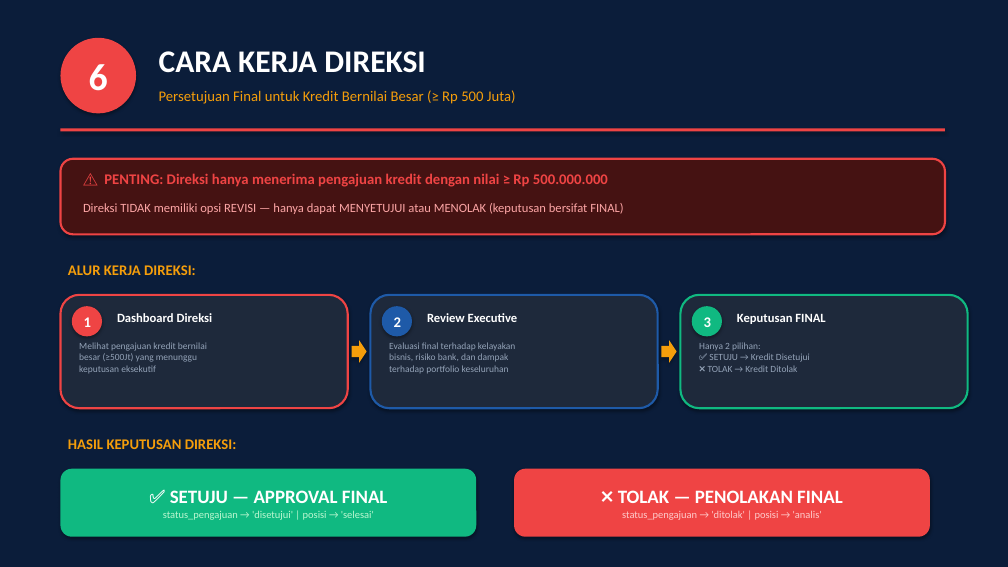
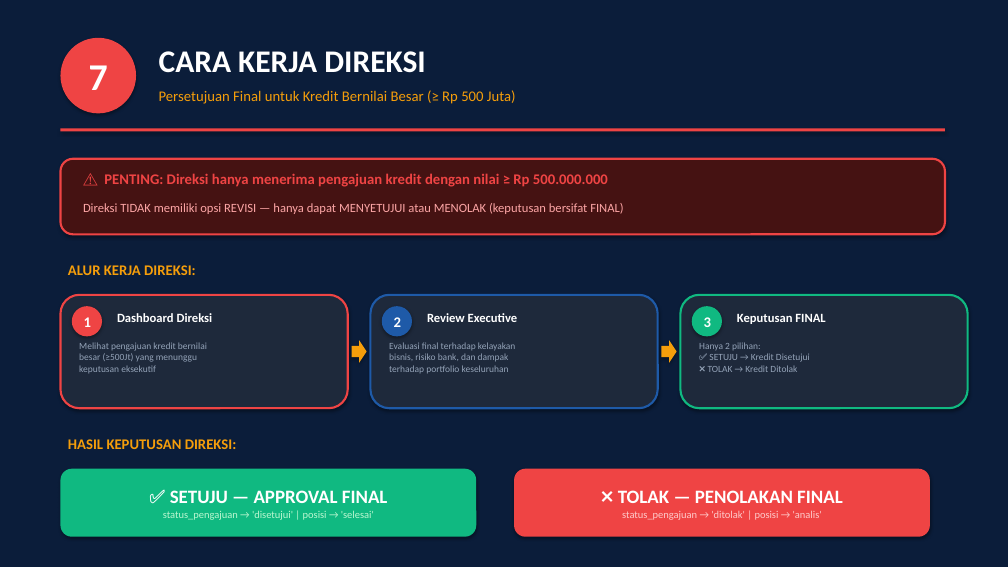
Before and after one commit to Rafiadi28/andrian, a slide deck: slide 14 of Presentasi_Sistem_Kredit_BPR_Wonosobo.pptx (slide 13 before the commit). Drawn at 1008x567 pixels with LibreOffice and Linux fonts; fonts in the diff are those of the drawing. Boxes give left, top, right and bottom in pixels: in the first picture for what was removed or moved away, otherwise in the second. Text is boxed around its words. In the diff, an @@ line names an element or a change of style, - is before the commit and + after.

```diff
--- a/Presentasi_Sistem_Kredit_BPR_Wonosobo.pptx
+++ b/Presentasi_Sistem_Kredit_BPR_Wonosobo.pptx
@@ text in ellipse at box(89, 65, 108, 90): text changed @@
-6
+7
```
Also in this commit, not shown: 6 other slides changed, 1 slide added, 4 other files.
